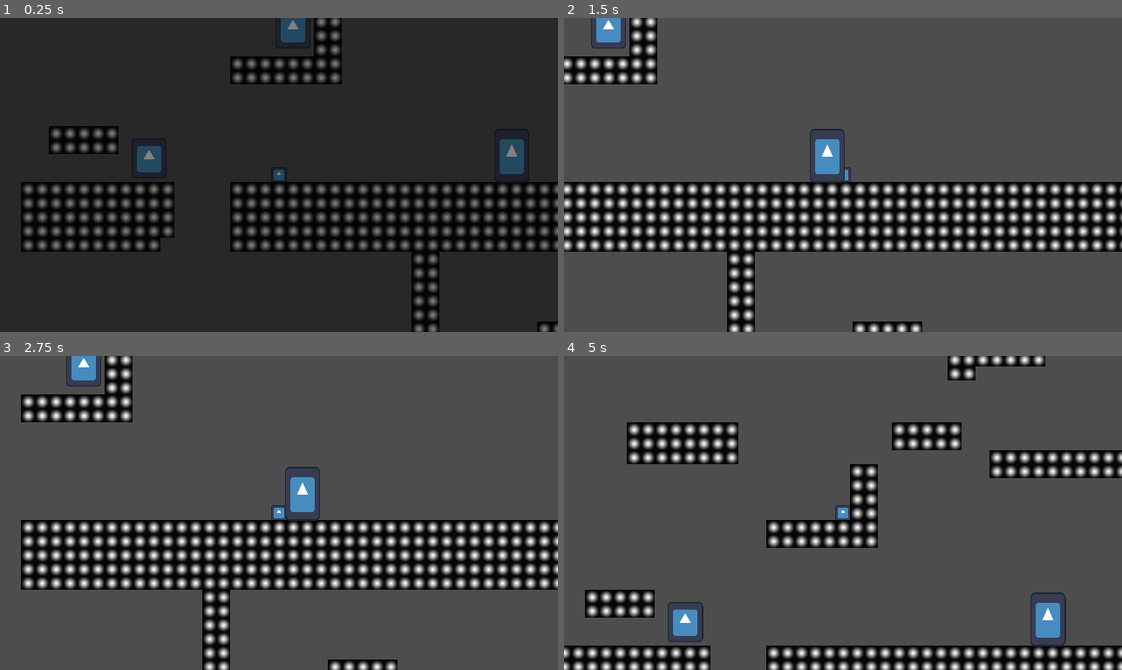
Above: before the commit, frames 1-4 (two rows, left to right).
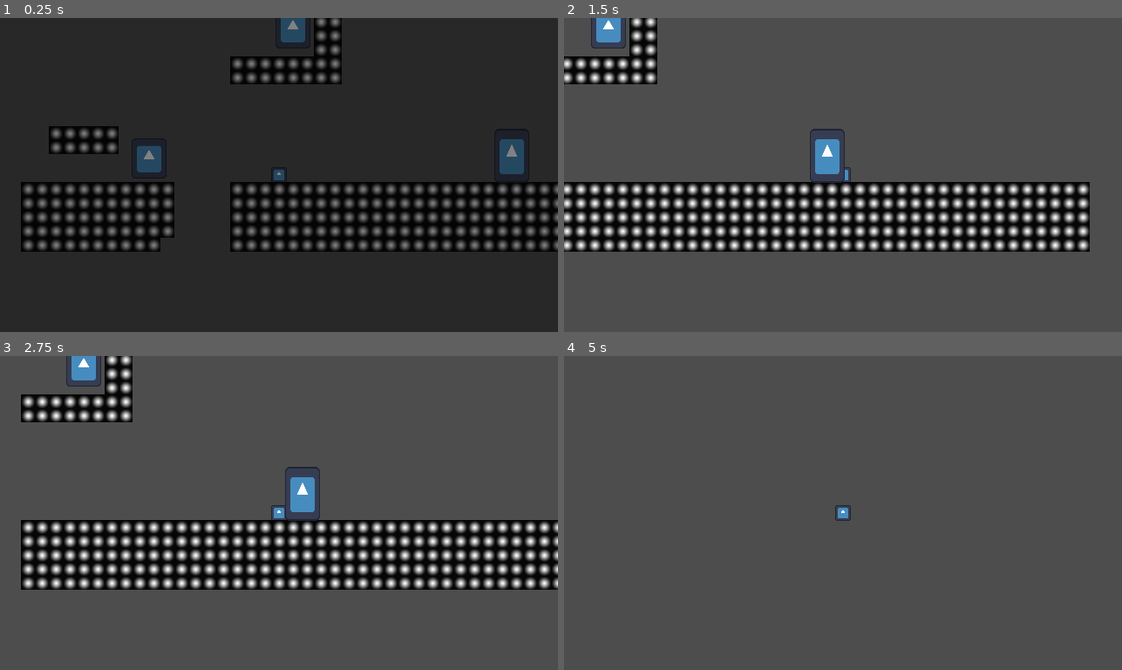
Above: after the commit, the same moments.

Repository: MatthewBL/Gates-and-Gems
Game: Godot game, scene res://scenes/levels/level_test.tscn
Same seed, same stepped clock (60 frames per second), same inputs: the game is played once before the commit and once after it. This scene is started directly instead of the project's main scene. The engine's default icon, where the game draws it, is replaced by a stand-in: a white triangle on a blue panel in a dark square.
Inputs:
- Up to frame 1 (0.25 s): no input
- Up to frame 2 (1.5 s): tap Enter (ui_accept) at 0.5, 0.77 s; hold Right (ui_right) from 0.53 s (still down)
- Up to frame 3 (2.75 s): tap Enter (ui_accept) at 1.52 s; release Right (ui_right) at 2.03 s; hold Left (ui_left) from 2.03 s (still down)
- Up to frame 4 (5 s): tap Enter (ui_accept) at 3.02, 3.77, 4.52 s; release Left (ui_left) at 4.28 s; hold Right (ui_right) from 4.28 s (still down)

The runs differ from the first frame. In frame 1, 0.9% of the frame differs, in the area x 73-100%, y 74-100%; in frame 2, 2.4%; in frame 3, 1.4%; in frame 4, 15%, in the area x 0-100%, y 0-100%.

Commit message:
Set level width and height as tiles instead of pixels

Diff:
--- a/scenes/levels/basic_level.tscn
+++ b/scenes/levels/basic_level.tscn
@@ -31,8 +31,8 @@
 
 [node name="BasicLevel" type="Node2D" unique_id=510901832]
 script = ExtResource("1_voqo3")
-width = 624.0
-height = 352.0
+width = 39.0
+height = 22.0
 
 [node name="TileMapLayer" type="TileMapLayer" parent="." unique_id=1603651314]
 tile_map_data = PackedByteArray("AAAAAAAAAQABAAEAAAAAAAEAAQABAAEAAAAAAAIAAQABAAEAAAAAAAMAAQABAAEAAAAAAAQAAQABAAEAAAAAAA …(10800 unchanged characters)…
--- a/scenes/levels/level.gd
+++ b/scenes/levels/level.gd
@@ -2,10 +2,15 @@
 extends Node2D
 
 
-@export var width: float
-@export var height: float
+@export var width: float:
+	get:
+		return width * 16
+@export var height: float:
+	get:
+		return height * 16
 @export var gem_count: int
 @export var gems: Array[Gem]
+
 
 func _ready() -> void:
 	for gem in gems:
